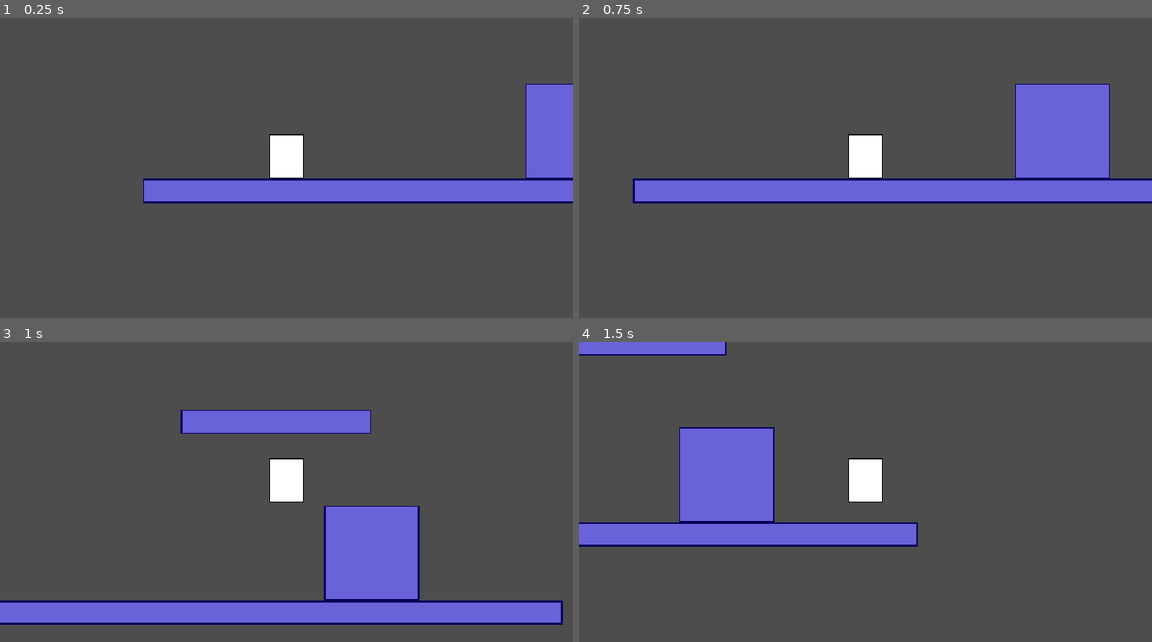
Above: before the commit, frames 1-4 (two rows, left to right).
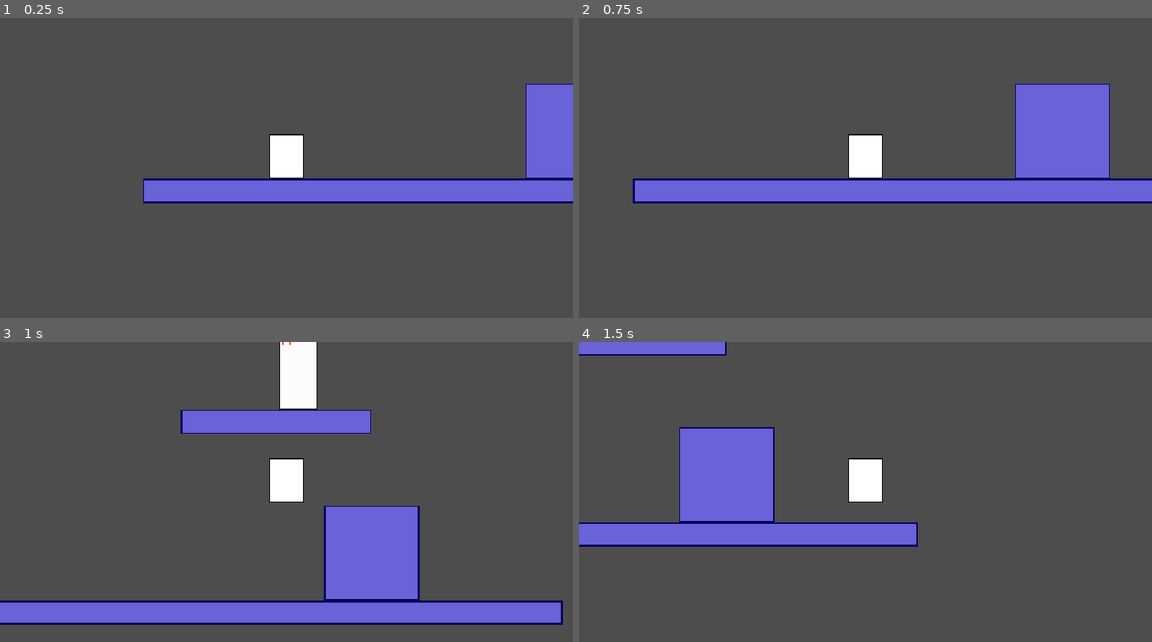
Above: after the commit, the same moments.

Repository: prtrockrs/turnover
Game: Godot game, scene res://scene/areas/area_1.tscn
The game is run twice, just before and just after one commit, with the same random seed, the same clock (stepped at 60 frames per second) and the same inputs.
Inputs:
- Up to frame 1 (0.25 s): no input
- Up to frame 2 (0.75 s): tap Enter at 0.5 s; hold D (player_right) from 0.53 s (still down)
- Up to frame 3 (1 s): keep holding D (player_right); tap Space (player_jump) at 0.77 s
- Up to frame 4 (1.5 s): keep holding D (player_right)

Frames 1-2 are identical in both runs. In frame 3, 1.5% of the frame differs, in the area x 48-56%, y 0-23%; in frame 4, nothing differs.

Commit message:
add guard w player detection

Diff:
--- a/project.godot
+++ b/project.godot
@@ -43,6 +43,10 @@
 ]
 }
 
+[layer_names]
+
+2d_physics/layer_2="Player"
+
 [physics]
 
 3d/physics_engine="Jolt Physics"
--- a/scene/areas/area_1.tscn
+++ b/scene/areas/area_1.tscn
@@ -2,6 +2,7 @@
 
 [ext_resource type="Texture2D" uid="uid://q51o20sknk0r" path="res://sprites/tiles.png" id="1_1s624"]
 [ext_resource type="PackedScene" uid="uid://cj7o35avx77y2" path="res://scene/player.tscn" id="2_ng53c"]
+[ext_resource type="PackedScene" uid="uid://brk06owpqqth3" path="res://scene/guard.tscn" id="3_idvqn"]
 
 [sub_resource type="TileSetAtlasSource" id="TileSetAtlasSource_ng53c"]
 texture = ExtResource("1_1s624")
@@ -30,7 +31,7 @@
 physics_layer_0/collision_layer = 1
 sources/0 = SubResource("TileSetAtlasSource_ng53c")
 
-[node name="Area1" type="Node2D" unique_id=2118911966]
+[node name="TestLevel" type="Node2D" unique_id=2118911966]
 
 [node name="Layer0" type="TileMapLayer" parent="." unique_id=453546583]
 use_parent_material = true
@@ -38,3 +39,6 @@
 tile_set = SubResource("TileSet_rf308")
 
 [node name="Player" parent="." unique_id=1136901512 instance=ExtResource("2_ng53c")]
+
+[node name="Guard" parent="." unique_id=1003810670 instance=ExtResource("3_idvqn")]
+position = Vector2(143, -159)
--- /dev/null
+++ b/scene/guard.tscn
@@ -0,0 +1,30 @@
+[gd_scene format=3 uid="uid://brk06owpqqth3"]
+
+[ext_resource type="Texture2D" uid="uid://cpiy3fwp0lpp1" path="res://sprites/guard.png" id="1_hxjr3"]
+[ext_resource type="Script" uid="uid://c3simdsdwksiy" path="res://scripts/guard.gd" id="1_x1kce"]
+
+[sub_resource type="RectangleShape2D" id="RectangleShape2D_g4v7s"]
+size = Vector2(26, 62)
+
+[sub_resource type="RectangleShape2D" id="RectangleShape2D_d0u6y"]
+size = Vector2(176, 85)
+
+[node name="Guard" type="RigidBody2D" unique_id=1003810670]
+script = ExtResource("1_x1kce")
+
+[node name="BodyCollision" type="CollisionShape2D" parent="." unique_id=265341380]
+position = Vector2(0, 1)
+shape = SubResource("RectangleShape2D_g4v7s")
+
+[node name="Sprite" type="Sprite2D" parent="." unique_id=536368074]
+texture = ExtResource("1_hxjr3")
+
+[node name="DetectionRange" type="Area2D" parent="." unique_id=1391274233]
+collision_mask = 2
+
+[node name="CollisionShape2D" type="CollisionShape2D" parent="DetectionRange" unique_id=407066003]
+position = Vector2(1, -11.5)
+shape = SubResource("RectangleShape2D_d0u6y")
+
+[connection signal="body_entered" from="DetectionRange" to="." method="_on_detection_range_body_entered"]
+[connection signal="body_exited" from="DetectionRange" to="." method="_on_detection_range_body_exited"]
--- a/scene/player.tscn
+++ b/scene/player.tscn
@@ -6,7 +6,8 @@
 [sub_resource type="CapsuleShape2D" id="CapsuleShape2D_rf308"]
 radius = 12.0
 
-[node name="Player" type="CharacterBody2D" unique_id=1136901512]
+[node name="Player" type="CharacterBody2D" unique_id=1136901512 groups=["player"]]
+collision_layer = 3
 script = ExtResource("1_y8w33")
 
 [node name="Camera2D" type="Camera2D" parent="." unique_id=1948203042]
--- /dev/null
+++ b/scripts/guard.gd
@@ -0,0 +1,31 @@
+extends RigidBody2D
+
+enum State {
+	IDLE,
+	PURSUING
+}
+
+var currentState: State = State.IDLE
+var playerDetected: bool = false
+@export var speed = 60.0
+
+# Called when the node enters the scene tree for the first time.
+func _ready() -> void:
+	pass # Replace with function body.
+
+
+# Called every frame. 'delta' is the elapsed time since the previous frame.
+func _process(delta: float) -> void:
+	pass
+
+
+func _on_detection_range_body_entered(body: Node2D) -> void:
+	if body.is_in_group("player"):
+		playerDetected = true
+		print("player detected")
+
+
+func _on_detection_range_body_exited(body: Node2D) -> void:
+	if body.is_in_group("player"):
+		playerDetected = false
+		print("player left detection")
Not shown, added: scripts/guard.gd.uid
Binary file added: sprites/guard.png
Not shown, added: sprites/guard.png.import
